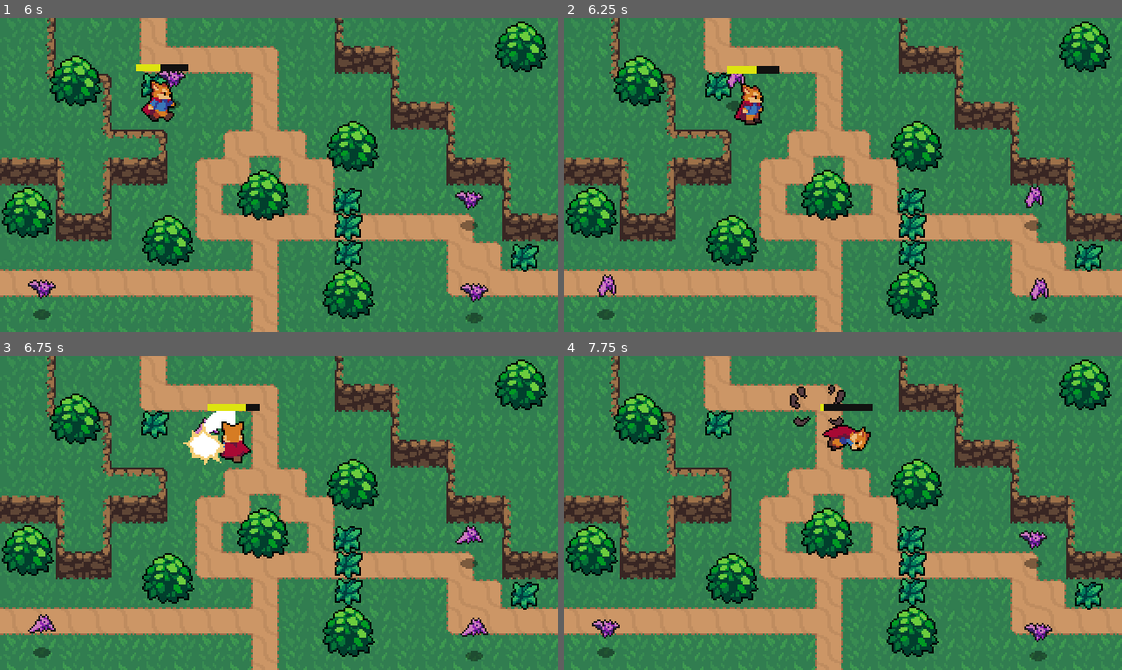
Above: before the commit, frames 1-4 (two rows, left to right).
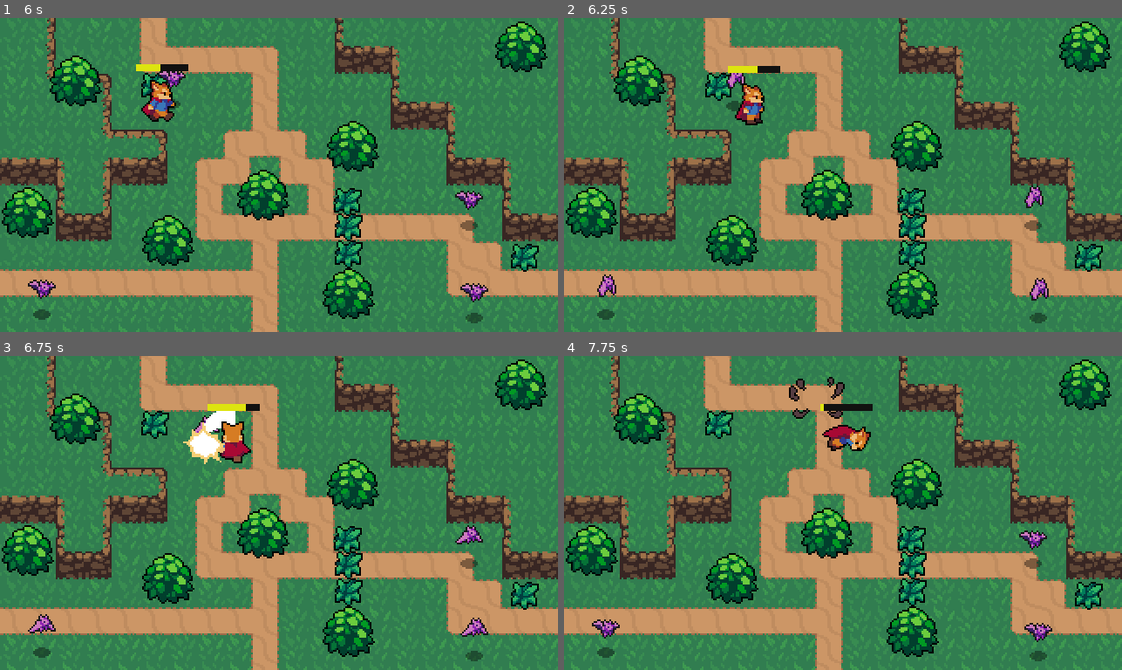
Above: after the commit, the same moments.

Repository: j-rodriguez99/Godot_ActionRPG
Game: Godot game, scene res://World.tscn
Two runs of this game, one before a commit and one after it. Both use one fixed random seed, a clock stepped at 60 frames per second and the inputs below.
Inputs:
- Up to frame 1 (6 s): tap Enter (ui_accept) at 0.5, 0.77, 1.52, 3.02, 3.77, 4.52 s; hold D (Right) 0.53-1.28 s; hold F (Attack) 0.53-1.28 s; hold S (Down) 1.28-2.03 s; tap F (Attack) every 1.5 s from 1.35 to 5.85 s; hold D (Right) 2.03-2.78 s; hold F (Attack) 2.03-2.78 s; hold W (Up) 2.78-3.53 s; hold F (Attack) 3.53-4.28 s; hold A (Left) 3.53-5.03 s; hold S (Down) 5.03-5.78 s; hold F (Attack) 5.03-5.78 s; hold D (Right) from 5.78 s (still down)
- Up to frame 2 (6.25 s): keep holding D (Right); tap Enter (ui_accept) at 6.02 s
- Up to frame 3 (6.75 s): release D (Right) at 6.53 s; hold W (Up) from 6.53 s (still down); hold F (Attack) from 6.53 s (still down)
- Up to frame 4 (7.75 s): tap Enter (ui_accept) at 6.77, 7.52 s; release W (Up) at 7.28 s; release F (Attack) at 7.28 s; hold D (Right) from 7.28 s (still down); tap F (Attack) at 7.35 s

Frame 1 is identical in both runs. In frame 2, 0.2% of the frame differs, in the area x 29-39%, y 15-35%; in frame 3, 0.1%; in frame 4, 0.5%, in the area x 40-51%, y 6-23%.

Commit message:
added acceleration and deceleration variables

Diff:
--- a/Bat.gd
+++ b/Bat.gd
@@ -5,11 +5,13 @@
 const Bat_death_effect = preload("res://Effects/BatDeathEffect.tscn")
 
 var player
+var player_direction
 var velocity = Vector2.ZERO
 var  state = IDLE
 
-const MAX_SPEED = 100
-var player_direction
+const MAX_SPEED = 95
+const DECELERATION = 100
+const ACCELERATION = 130
 
 enum {
 	IDLE,
@@ -22,23 +24,23 @@
 	animated_sprite.playing = true
 
 func _physics_process(delta: float) -> void:
-	knockback = knockback.move_toward(Vector2.ZERO, delta * 100)
+	knockback = knockback.move_toward(Vector2.ZERO, delta * DECELERATION)
 	knockback = move_and_slide(knockback)
 
 	match state:
 		IDLE:
-			velocity = velocity.move_toward(Vector2.ZERO, delta * 100)
+			velocity = velocity.move_toward(Vector2.ZERO, delta * DECELERATION)
 		WANDER:
 			pass
 		CHASE:
 			player_direction = global_position.direction_to(player.global_position)
-			velocity = velocity.move_toward(MAX_SPEED * player_direction, delta * 130)
+			velocity = velocity.move_toward(MAX_SPEED * player_direction, delta * ACCELERATION)
 
 	velocity = move_and_slide(velocity)
 
 
 func _on_Hurtbox_area_entered(area: Area2D) -> void:
-	knockback = area.knockback_vector * 100
+	knockback = area.knockback_vector * 110
 
 	stats.health -= area.damage
 
